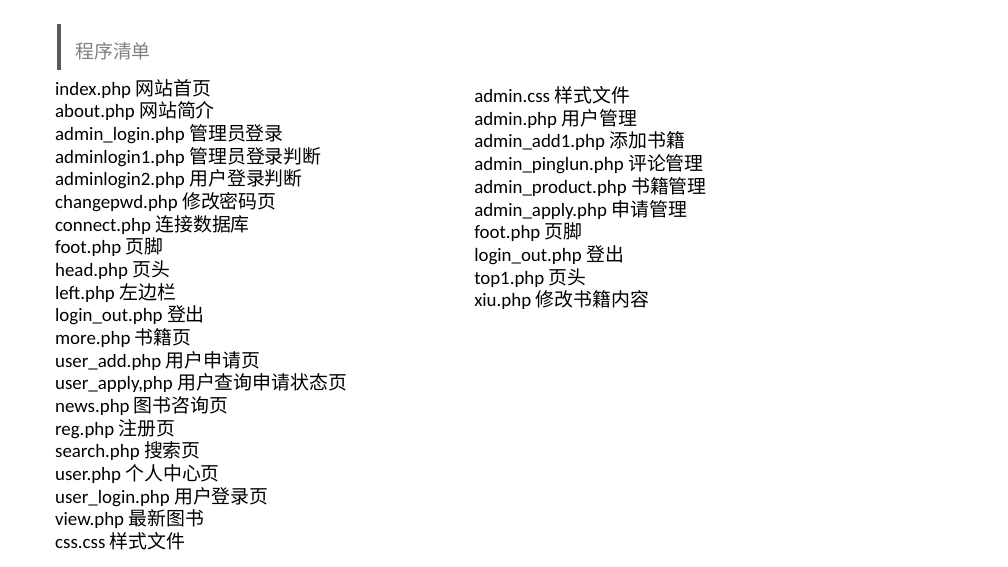
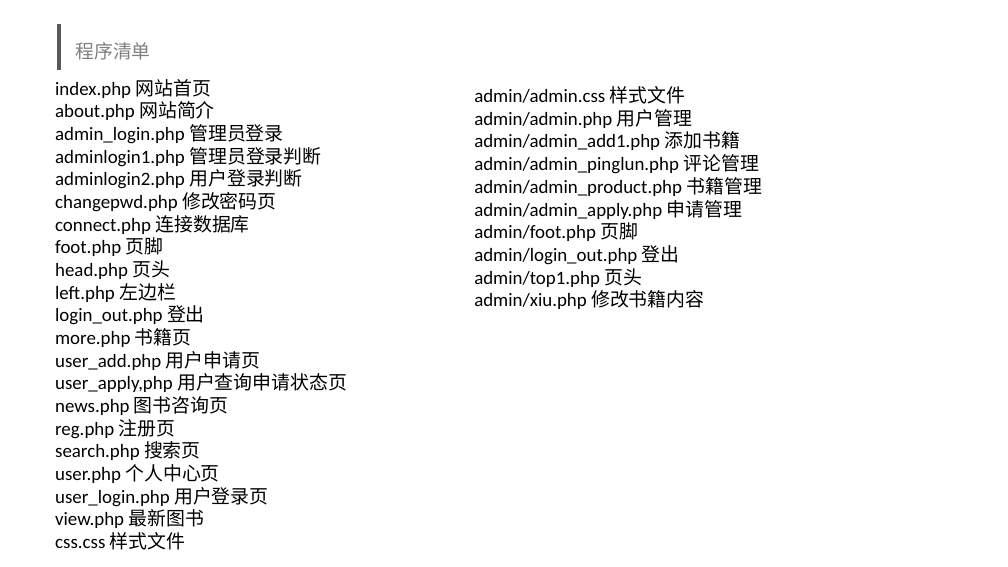
Before and after one commit to se2019springg17/-, a slide deck: slide 18 of G17小组书社项目总评报告.pptx. Drawn at 1008x567 pixels with LibreOffice and Linux fonts; fonts in the diff are those of the drawing; background and template pictures are left out. Boxes give left, top, right and bottom in pixels: in the first picture for what was removed or moved away, otherwise in the second. Text is boxed around its words. In the diff, an @@ line names an element or a change of style, - is before the commit and + after.

```diff
--- a/G17小组书社项目总评报告.pptx
+++ b/G17小组书社项目总评报告.pptx
@@ text at bbox=[474, 86, 763, 309]: text changed @@
-admin.css 样式文件
-admin.php 用户管理
-admin_add1.php 添加书籍
-admin_pinglun.php 评论管理
-admin_product.php 书籍管理
-admin_apply.php 申请管理
-foot.php 页脚
-login_out.php 登出
-top1.php 页头
-xiu.php 修改书籍内容
+admin/admin.css 样式文件
+admin/admin.php 用户管理
+admin/admin_add1.php 添加书籍
+admin/admin_pinglun.php 评论管理
+admin/admin_product.php 书籍管理
+admin/admin_apply.php 申请管理
+admin/foot.php 页脚
+admin/login_out.php 登出
+admin/top1.php 页头
+admin/xiu.php 修改书籍内容
```
Also in this commit, not shown: 2 other slides changed, 2 slides added, 1 slide removed.
